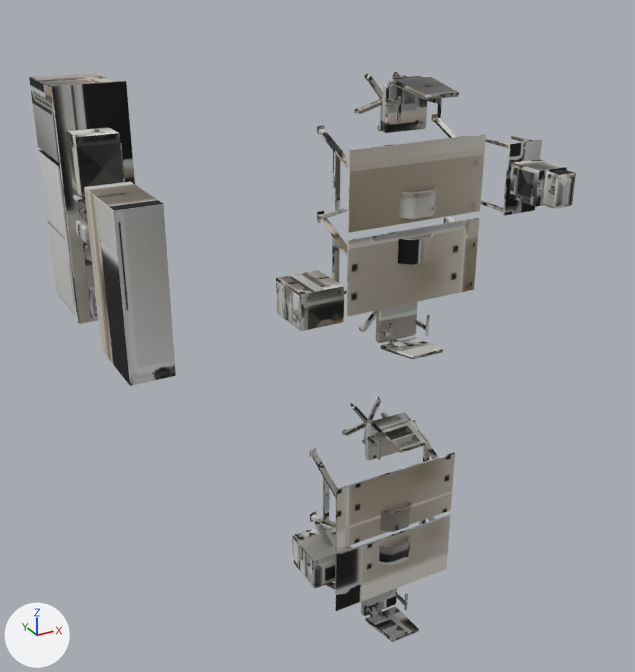
The OBJ model swarm/assets/maps/custom/office/office_east.obj as it was, and as the next commit left it.
One viewpoint serves both versions: a camera (50 mm lens) standing at (11.07, -7.84, 8.33) and looking at (15.02, -0.65, 4.73). The lights are fixed; the arrows at lower left show +X, +Y and +Z. The older version comes first. Where no turn or scale is listed for an object, it has been applied to the vertices. Vertices at exactly the same position are counted once.

In view in the first picture: 'BAKE_east'.
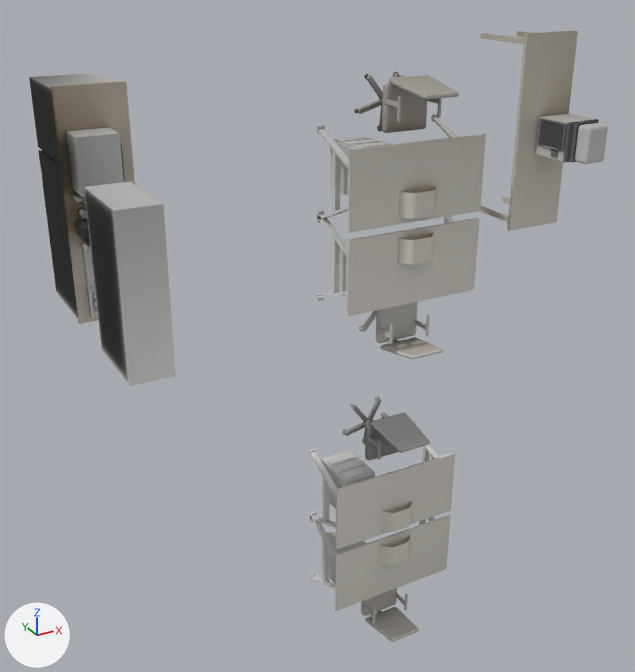
Boxes [x1, y1, x2, y2] around the edits, measured in the pictures (635 x 672 px; the box of a moved part takes in the faces that stretch with it):
'BAKE_east', reshaped (7% taller)
    before: [29, 72, 576, 642]
    after: [29, 30, 608, 642]
part 1 of me_bake_east, moved or reshaped
    before: [276, 270, 344, 331]
    after: [330, 237, 362, 297]
part 2 of me_bake_east, moved or reshaped (not visible afterwards)
    before: [292, 291, 301, 329]
part 3 of me_bake_east, moved or reshaped (not visible afterwards)
    before: [285, 286, 293, 324]
part 4 of me_bake_east, moved or reshaped (not visible afterwards)
    before: [277, 281, 285, 318]
part 5 of me_bake_east, moved or reshaped
    before: [293, 525, 352, 588]
    after: [321, 530, 366, 583]
part 6 of me_bake_east, moved or reshaped (not visible afterwards)
    before: [307, 555, 314, 587]
part 7 of me_bake_east, moved or reshaped (not visible afterwards)
    before: [300, 547, 307, 579]
part 8 of me_bake_east, moved or reshaped (not visible afterwards)
    before: [293, 539, 300, 570]
part 9 of me_bake_east, added
    after: [330, 139, 358, 196]
part 10 of me_bake_east, added
    after: [352, 142, 392, 148]
part 11 of me_bake_east, added
    after: [343, 139, 382, 146]
part 12 of me_bake_east, added
    after: [335, 136, 373, 143]
part 13 of me_bake_east, deleted
    before: [481, 135, 576, 216]
part 14 of me_bake_east, built on
    before: [406, 187, 436, 240]
    after: [346, 30, 608, 231]
part 15 of me_bake_east, built on
    before: [379, 501, 412, 619]
    after: [321, 451, 389, 619]
part 16 of me_bake_east, moved or reshaped
    before: [38, 151, 130, 385]
    after: [38, 151, 172, 386]
part 17 of me_bake_east, surface changed (lighter)
    both: [29, 72, 486, 642]

The change, as a list of edits to the scene's bpy script:
```text
Change me_bake_east:
    remove me_bake_east.from_pydata(...)  # 8988 vertices, 8094 faces; spans x 12.6..17.97, y -2.22..0.0, z 0.63..7.39
    add me_bake_east.from_pydata(...)  # 9508 vertices, 8272 faces; spans x 12.6..17.97, y -2.22..0.0, z 0.63..7.57
    me_bake_east part 1: the loose piece of 56 vertices spanning x 14.86..15.36, y -0.6..-0.04, z 4.8..5.2 is turned -90 degrees about the y axis through its middle, then moved by (0.59, 0.0, 0.23)
    me_bake_east part 2: the loose piece of 56 vertices spanning x 14.84..14.86, y -0.6..-0.44, z 4.82..5.18 is turned -90 degrees about the y axis through its middle, then moved by (0.85, 0.0, -0.02)
    me_bake_east part 3: the loose piece of 56 vertices spanning x 14.84..14.86, y -0.42..-0.27, z 4.82..5.18 is turned -90 degrees about the y axis through its middle, then moved by (0.85, 0.0, -0.02)
    me_bake_east part 4: the loose piece of 56 vertices spanning x 14.84..14.86, y -0.25..-0.09, z 4.82..5.18 is turned -90 degrees about the y axis through its middle, then moved by (0.85, 0.0, -0.02)
    me_bake_east part 5: the loose piece of 56 vertices spanning x 15.01..15.51, y -0.6..-0.04, z 1.5..1.9 is turned -90 degrees about the y axis through its middle, then moved by (0.34, 0.0, -0.19)
    me_bake_east part 6: the loose piece of 56 vertices spanning x 14.99..15.01, y -0.6..-0.44, z 1.52..1.88 is turned -90 degrees about the y axis through its middle, then moved by (0.6, 0.0, -0.44)
    me_bake_east part 7: the loose piece of 56 vertices spanning x 14.99..15.01, y -0.42..-0.27, z 1.52..1.88 is turned -90 degrees about the y axis through its middle, then moved by (0.6, 0.0, -0.44)
    me_bake_east part 8: the loose piece of 56 vertices spanning x 14.99..15.01, y -0.25..-0.09, z 1.52..1.88 is turned -90 degrees about the y axis through its middle, then moved by (0.6, 0.0, -0.44)
    me_bake_east part 9: the loose piece of 56 vertices spanning x 14.86..15.36, y -0.6..-0.04, z 4.8..5.2 is copied, and the copy is turned 90 degrees about the y axis through its middle, then moved by (0.59, 0.0, 1.32); it spans x 15.5..15.9, y -0.6..-0.04, z 6.07..6.57
    me_bake_east part 10: the loose piece of 56 vertices spanning x 14.84..14.86, y -0.6..-0.44, z 4.82..5.18 is copied, and the copy is turned 90 degrees about the y axis through its middle, then moved by (0.85, 0.0, 1.57); it spans x 15.52..15.88, y -0.6..-0.44, z 6.57..6.58
    me_bake_east part 11: the loose piece of 56 vertices spanning x 14.84..14.86, y -0.42..-0.27, z 4.82..5.18 is copied, and the copy is turned 90 degrees about the y axis through its middle, then moved by (0.85, 0.0, 1.57); it spans x 15.52..15.88, y -0.42..-0.27, z 6.57..6.58
    me_bake_east part 12: the loose piece of 56 vertices spanning x 14.84..14.86, y -0.25..-0.09, z 4.82..5.18 is copied, and the copy is turned 90 degrees about the y axis through its middle, then moved by (0.85, 0.0, 1.57); it spans x 15.52..15.88, y -0.25..-0.09, z 6.57..6.58
    me_bake_east part 13: 15 loose pieces with 584 vertices, spanning x 17.51..17.97, y -1.11..0.0, z 5.6..6.4, are deleted
    me_bake_east part 14: 107 vertices removed from x 15.84..17.94, y -0.86..0.0, z 5.41..6.14; 647 vertices added at x 15.55..17.97, y -1.48..0.0, z 5.55..7.57
    me_bake_east part 15: 13 vertices moved within x 16.02, y -0.71..-0.41, z 0.65..0.89; 118 vertices removed from x 15.74..16.26, y -0.86..-0.41, z 0.65..2.42; 362 vertices added at x 15.4..16.03, y -0.71..0.0, z 0.65..2.86
    me_bake_east part 16: 2 vertices moved within x 12.61..13.17, y -0.87, z 5.45; 6 vertices removed from x 12.61..13.17, y -2.22..-0.87, z 5.45..6.75; 6 vertices added at x 12.62..13.16, y -2.22..-0.87, z 5.45..6.75
    me_bake_east part 17: 6556 kept faces spanning x 12.6..16.9, y -2.22..0.0, z 0.63..7.39 get new texture (UV) coordinates
    other edits to the shape of me_bake_east do not show in these pictures
```
